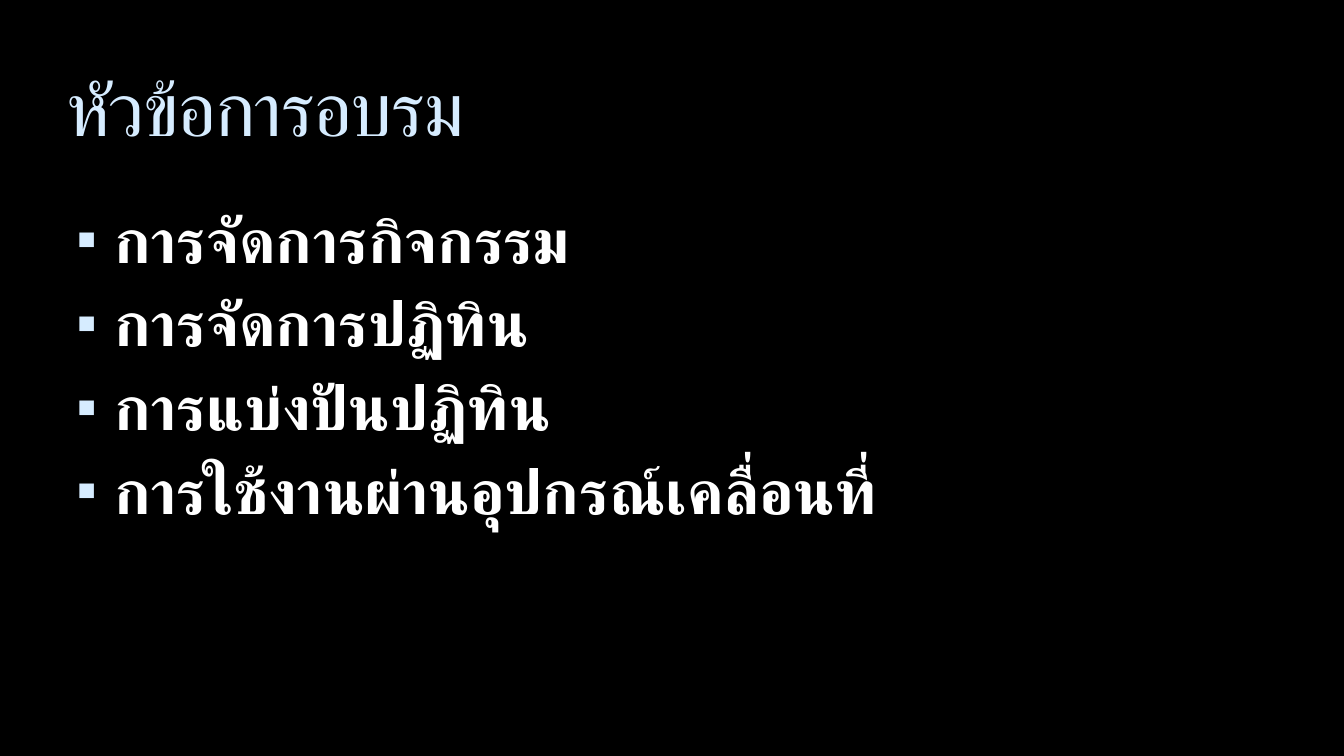
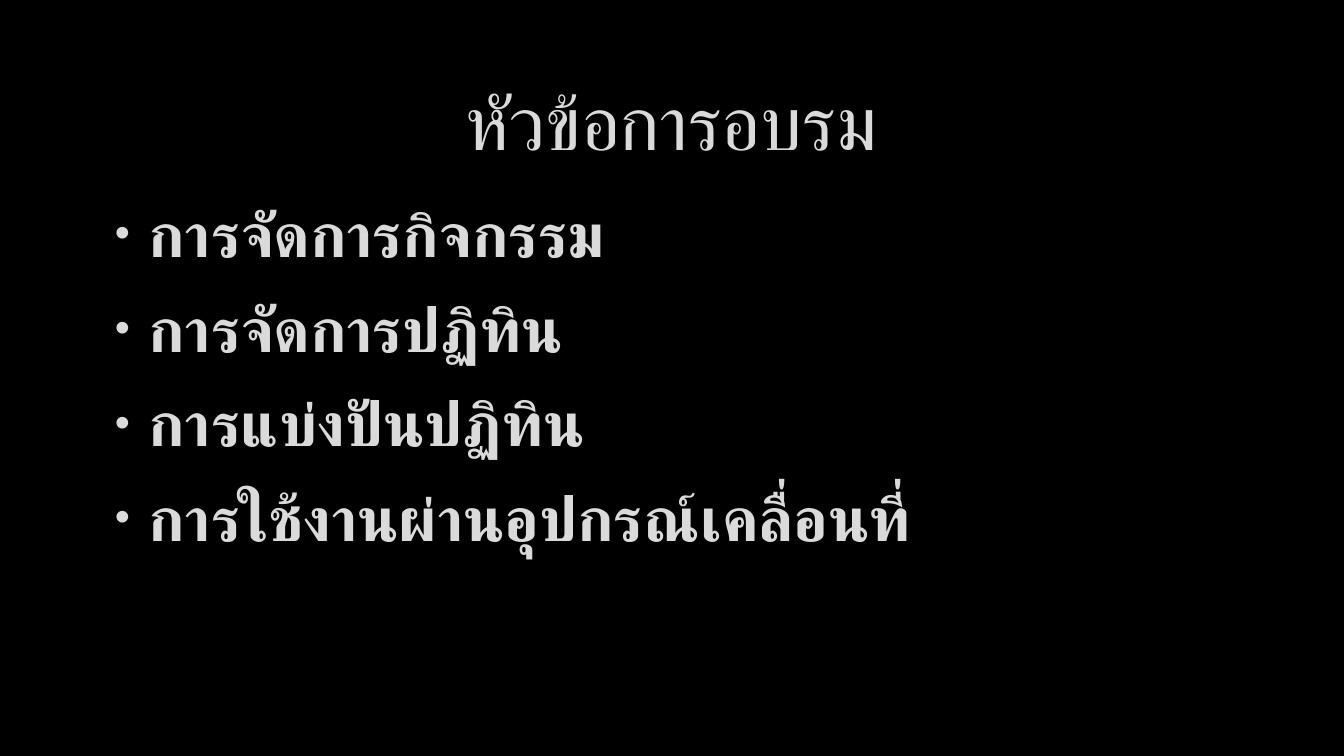
Before and after one commit to bratchasak/gcalendar, a slide deck: slide 2 of Google Calendar.pptx. Drawn at 1344x756 pixels with LibreOffice and Linux fonts; fonts in the diff are those of the drawing; background and template pictures are left out. Boxes give left, top, right and bottom in pixels: in the first picture for what was removed or moved away, otherwise in the second. Text is boxed around its words. In the diff, an @@ line names an element or a change of style, - is before the commit and + after.

```diff
--- a/Google Calendar.pptx
+++ b/Google Calendar.pptx
@@ title "หัวข้อการอบรม" moved from (x1=67, y1=80, x2=464, y2=137) to (x1=466, y1=93, x2=877, y2=151) @@
@@ title "หัวข้อการอบรม" at (x1=466, y1=93, x2=877, y2=151): text colour #D6ECFF to #DADADA, letter spacing -1 to 0 pt, letter outline none to #404040 0.75 pt; alignment left to centre; vertical alignment top to middle @@
@@ text "การจัดการกิจกรรม" moved from (x1=114, y1=215, x2=871, y2=531) to (x1=149, y1=209, x2=906, y2=558) @@
@@ text "การจัดการกิจกรรม" at (x1=149, y1=209, x2=906, y2=558): text colour #FFFFFF to #DADADA, letter outline none to #404040 0.75 pt; bullet ▪ to •; more space between paragraphs; bullet colour #D6ECFF to #DADADA @@
```
Also in this commit, not shown: 17 other slides changed, 1 slide added, 6 slides removed, 1 other file.
